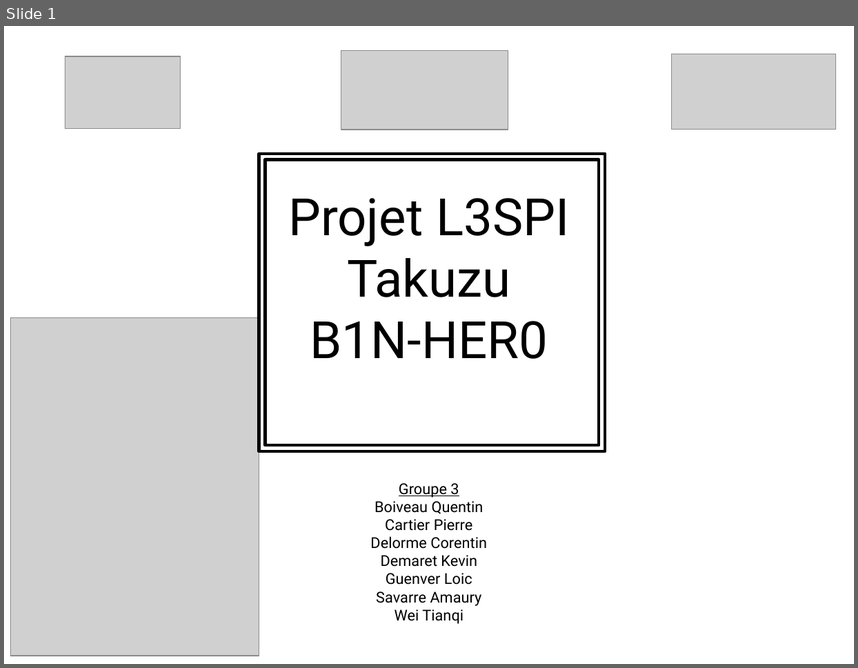
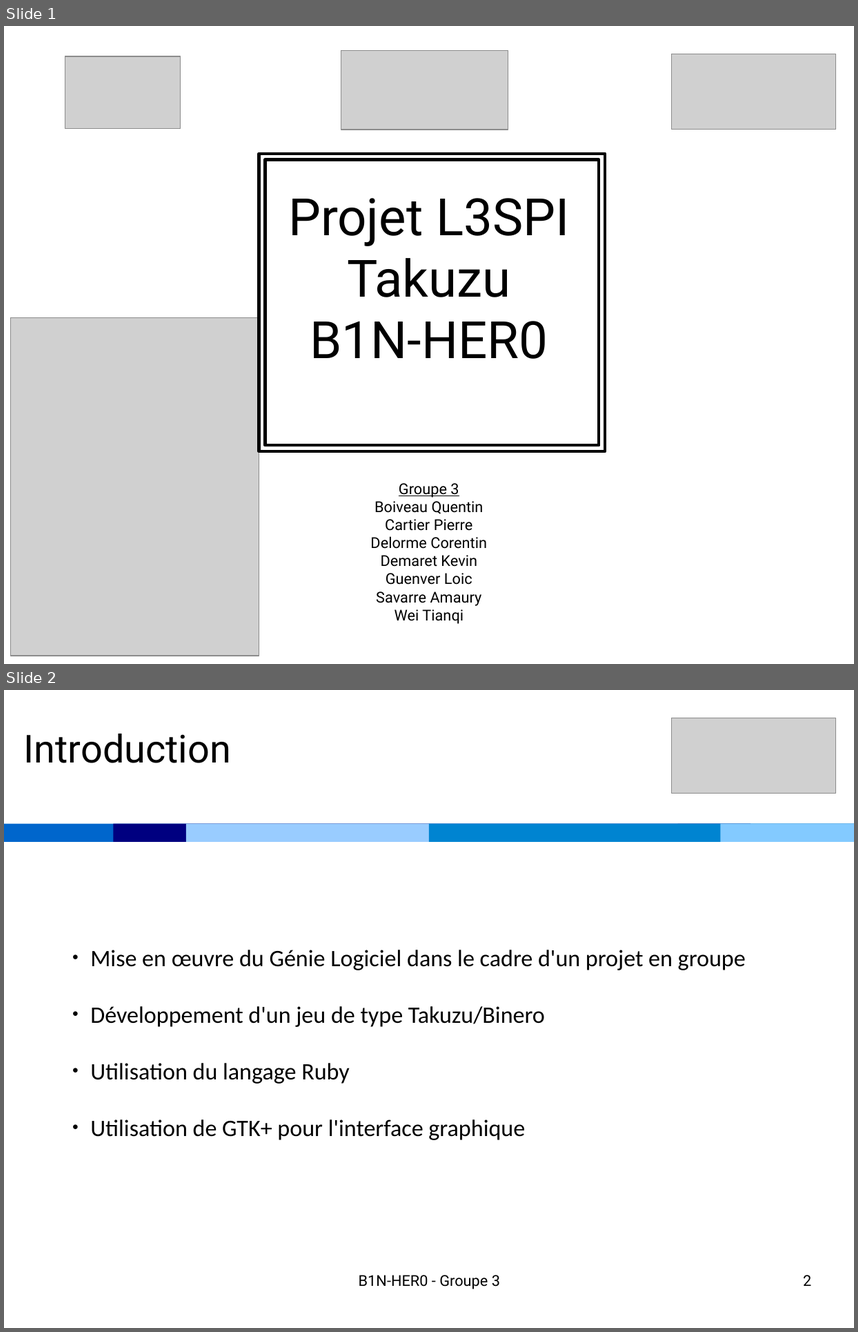
Before and after one commit to CartierPierre/B1N-HER0, a slide deck: soutenance.odp. Shown one above the other, each under a label of ours: slide 1 before the commit, slides 1 and 2 after it. The pictures are 858x668 and 858x1332 pixels, drawn with LibreOffice and Linux fonts; fonts in the diff are those of the drawing; grey boxes stand for pictures. Boxes give left, top, right and bottom in pixels: in the first picture for what was removed or moved away, otherwise in the second. Text is boxed around its words. In the diff, an @@ line names an element or a change of style, - is before the commit and + after.

```diff
--- a/soutenance.odp
+++ b/soutenance.odp
@@ slide 2 added at box(4, 690, 854, 1328), background #FFFFFF @@
@@ picture added at box(672, 718, 836, 793) @@
@@ text added at box(24, 733, 232, 763), 36 pt, text #000000 @@
+Introduction
@@ rectangle added at box(4, 823, 854, 842), fill #0066CC @@
@@ rectangle added at box(114, 823, 751, 842), fill #000080 @@
@@ rectangle added at box(186, 823, 678, 842), fill #99CCFF @@
@@ rectangle added at box(429, 823, 854, 842), fill #0084D1 @@
@@ rectangle added at box(721, 823, 854, 842), fill #83CAFF @@
@@ text added at box(90, 949, 746, 1140), 22 pt, text #000000 @@
+● Mise en œuvre du Génie Logiciel dans le cadre d'un projet en groupe
+● Développement d'un jeu de type Takuzu/Binero
+● Utilisation du langage Ruby
+● Utilisation de GTK+ pour l'interface graphique
@@ text added at box(359, 1274, 500, 1289), 14 pt, text #000000 @@
+B1N-HER0 - Groupe 3
@@ page number added at box(803, 1274, 811, 1285), 14 pt, text #000000 @@
+2
```
Also in this commit, not shown: 8 other slides added, 3 slides removed, 1 other file.
